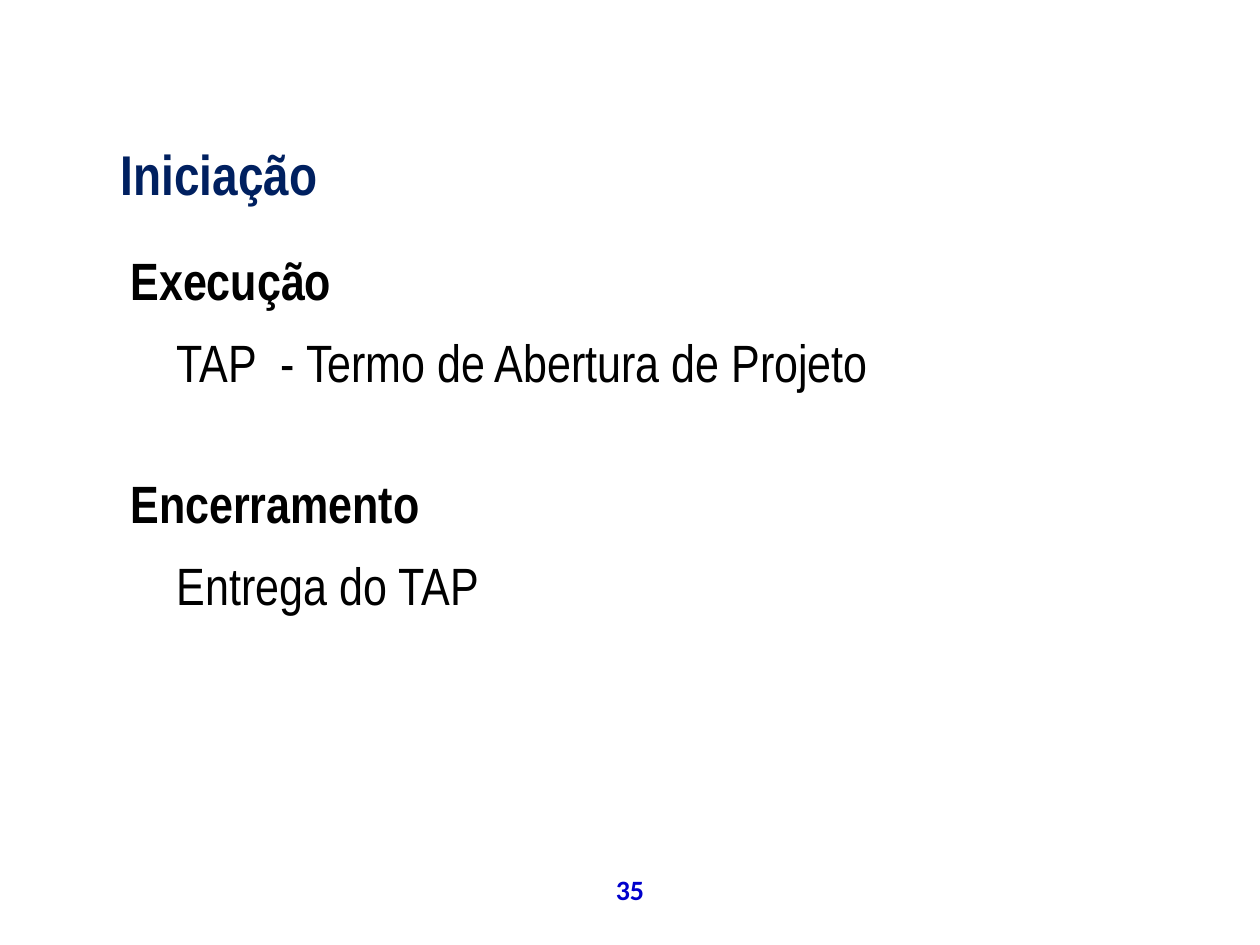
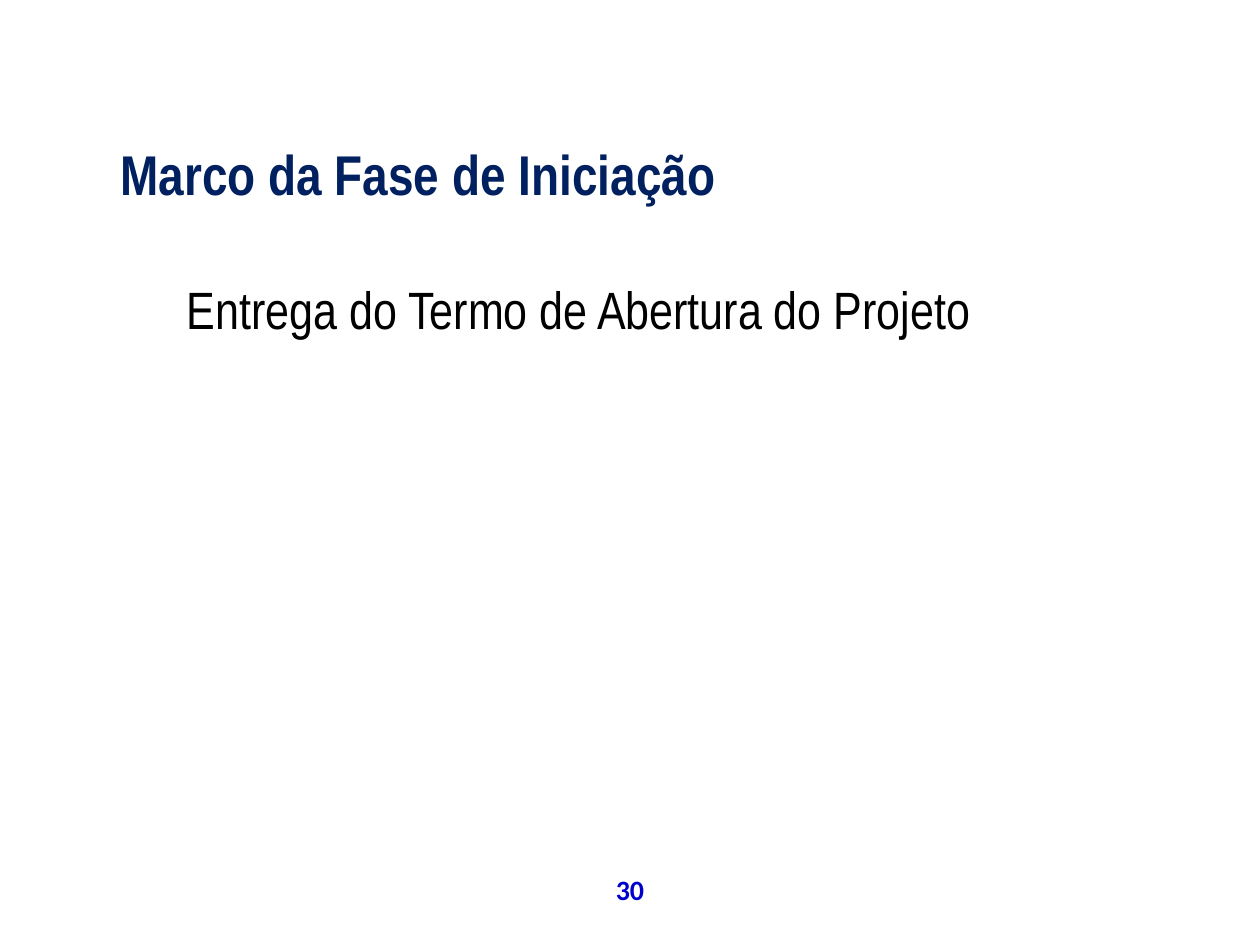
Before and after one commit to theoziran/sislodim, a slide deck: slide 30 of documentos/ProjetoPSA/Apresentação Final.ppt (slide 35 before the commit). Drawn at 1260x945 pixels with LibreOffice and Linux fonts; fonts in the diff are those of the drawing; background and template pictures are left out. Boxes give left, top, right and bottom in pixels: in the first picture for what was removed or moved away, otherwise in the second. Text is boxed around its words. In the diff, an @@ line names an element or a change of style, - is before the commit and + after.

```diff
--- a/documentos/ProjetoPSA/Apresentação Final.ppt
+++ b/documentos/ProjetoPSA/Apresentação Final.ppt
@@ text at [121, 154, 715, 205]: text changed @@
-Iniciação
+Marco da Fase de Iniciação
@@ text at [187, 291, 970, 339]: text changed @@
-Execução
-TAP - Termo de Abertura de Projeto
-Encerramento
-Entrega do TAP
+Entrega do Termo de Abertura do Projeto
@@ page number at [616, 881, 644, 900]: text changed @@
-35
+30
```
Also in this commit, not shown: 34 other slides changed, 21 slides added, 21 slides removed.
